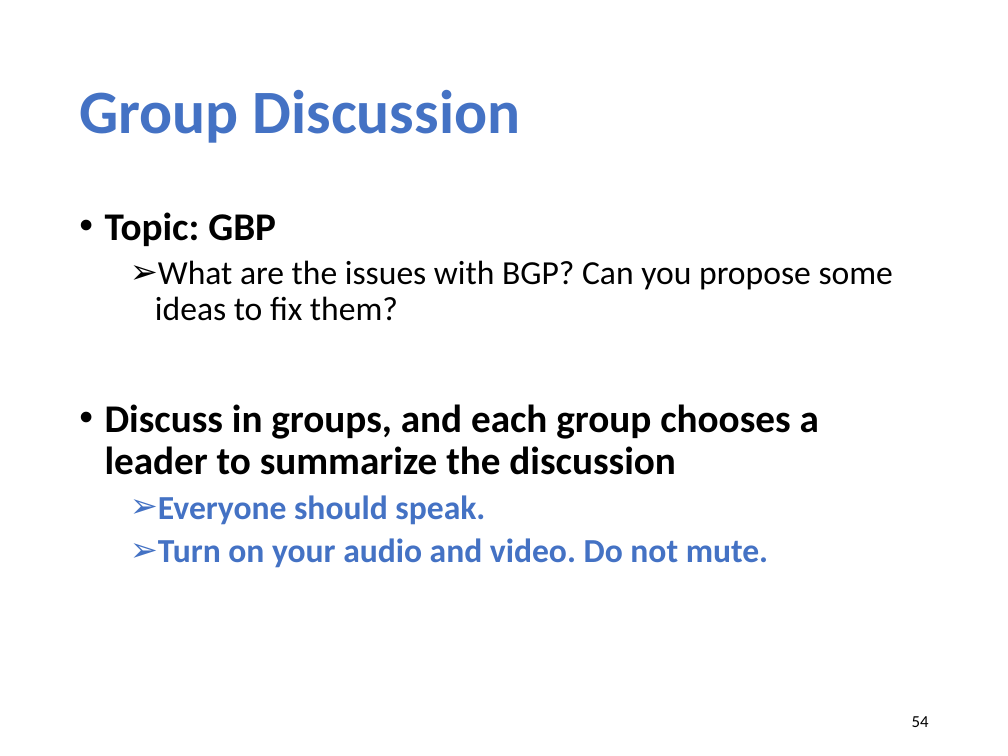
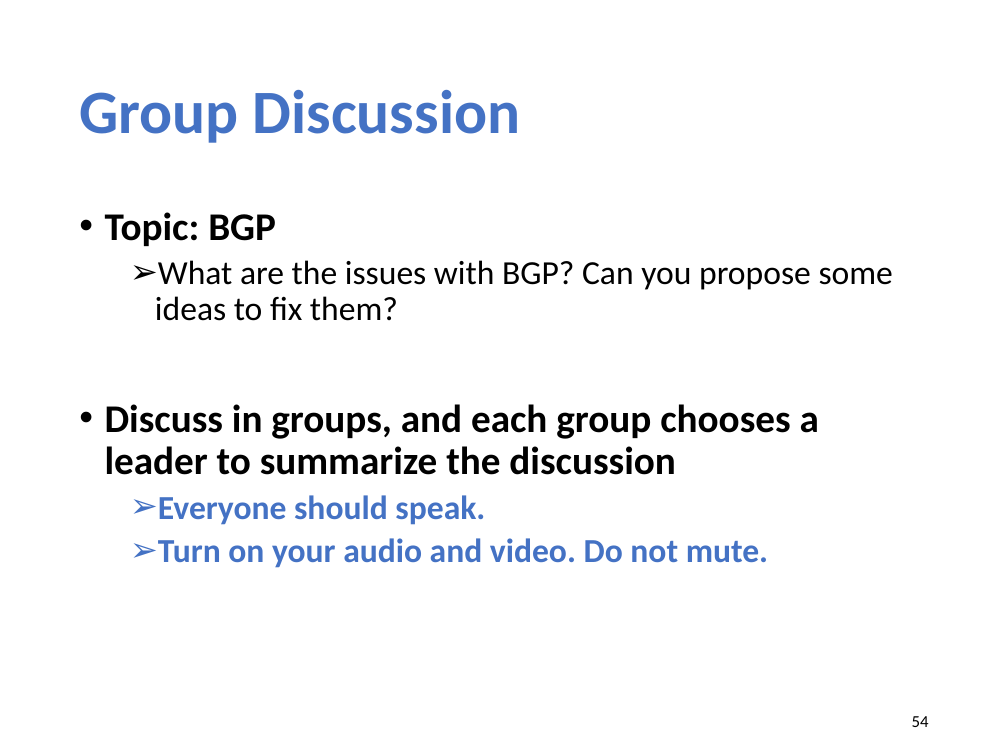
Before and after one commit to xinjin/course-net, a slide deck: slide 54 of slides/lec15_bgp.pptx. Drawn at 1008x756 pixels with LibreOffice and Linux fonts; fonts in the diff are those of the drawing. Boxes give left, top, right and bottom in pixels: in the first picture for what was removed or moved away, otherwise in the second. Text is boxed around its words. In the diff, an @@ line names an element or a change of style, - is before the commit and + after.

```diff
--- a/slides/lec15_bgp.pptx
+++ b/slides/lec15_bgp.pptx
@@ text at [105, 212, 276, 246]: text changed @@
-• Topic: GBP
+• Topic: BGP
```
Also in this commit, not shown: 1 other file.
